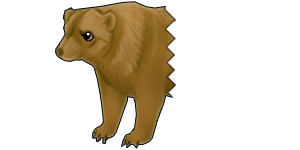
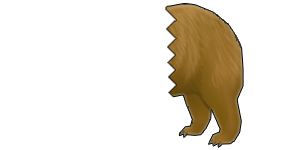
Revision of a layered (300, 150) image; what changed, layer by layer:
hid "Ebene 3 Kopie 3", painted on it over <box>55,1,176,149</box>
added layer "Ebene 3 Kopie 4" above "Ebene 3 Kopie 2" over <box>165,3,244,148</box>
